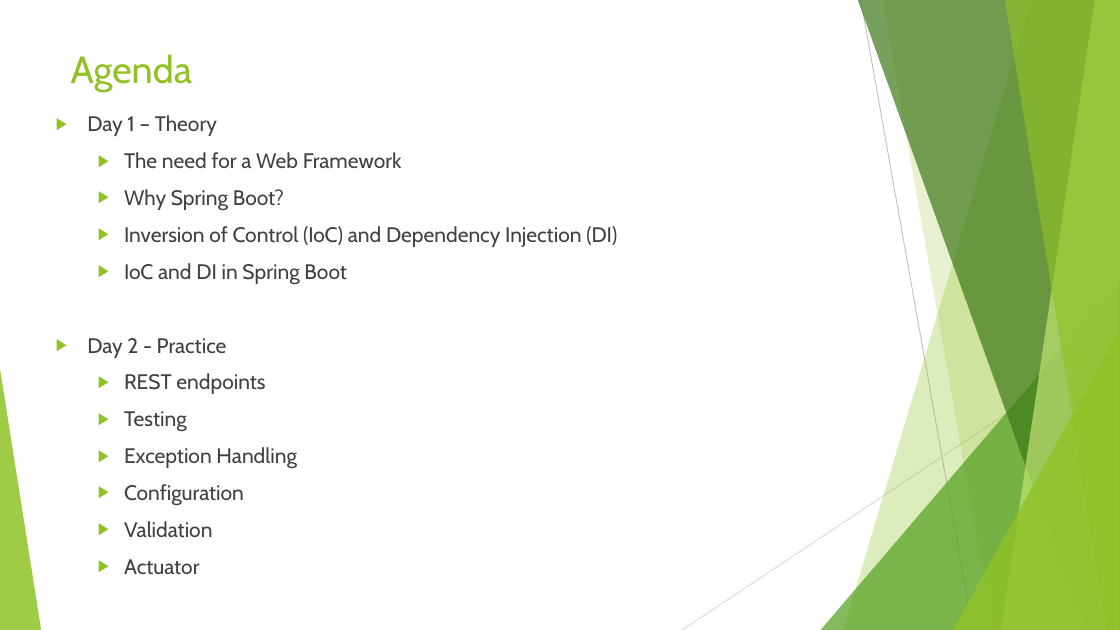
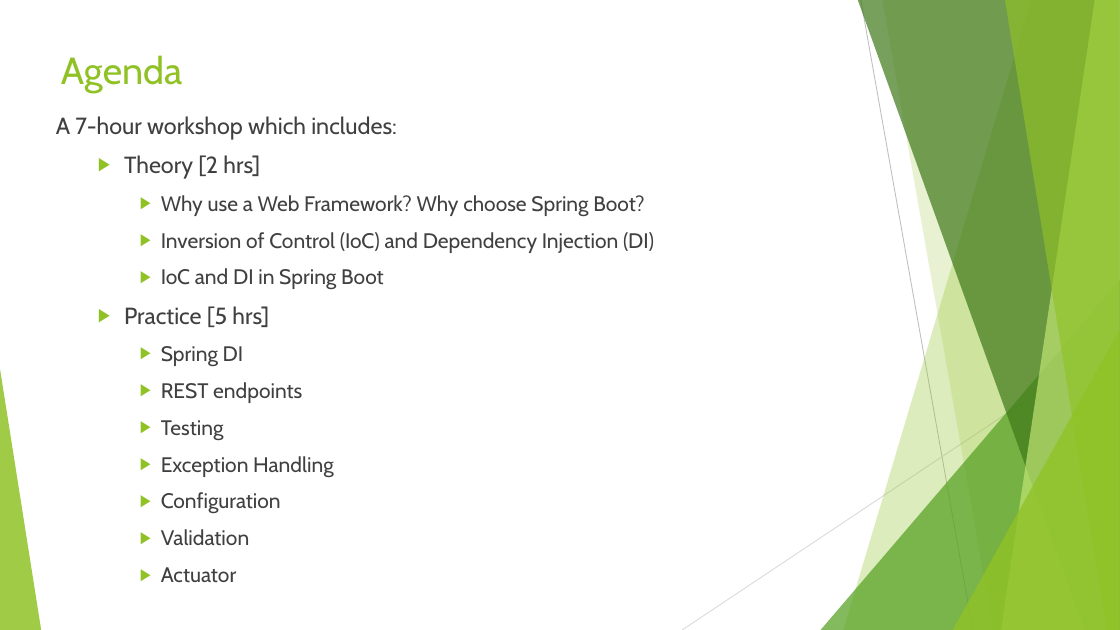
Before and after one commit to idanshal/sb-todo-app-tdp, a slide deck: slide 3 of course_data/presentations/practical_spring_boot_for_tdp_01.pptx. Drawn at 1120x630 pixels with LibreOffice and Linux fonts; fonts in the diff are those of the drawing. Boxes give left, top, right and bottom in pixels: in the first picture for what was removed or moved away, otherwise in the second. Text is boxed around its words. In the diff, an @@ line names an element or a change of style, - is before the commit and + after.

```diff
--- a/course_data/presentations/practical_spring_boot_for_tdp_01.pptx
+++ b/course_data/presentations/practical_spring_boot_for_tdp_01.pptx
@@ title "Agenda": place and size @@
-title "Agenda" at [71,54,192,92]
+title "Agenda" at [61,55,182,93]
@@ text at [56,116,644,217]: text changed; size 18 to 20 pt @@
-▶ Day 1 – Theory
-  ▶ The need for a Web Framework
-  ▶ Why Spring Boot?
+A 7-hour workshop which includes:
+  ▶ Theory [2 hrs]
+    ▶ Why use a Web Framework? Why choose Spring Boot?
@@ text at [161,232,654,582]: list level 2 to 3 in "Inversion of Control (IoC) and ..."; list level 2 to 3 in "IoC and DI in Spring ..."; list level 2 to 3 in "REST endpoints"; list level 2 to 3 in "Testing"; list level 2 to 3 in "Exception Handling"; list level 2 to 3 in "Configuration"; list level 2 to 3 in "Validation"; list level 2 to 3 in "Actuator" @@
@@ text at [124,306,269,366]: text changed; size 18 to 20 pt @@
-▶ Day 2 - Practice
+  ▶ Practice [5 hrs]
+    ▶ Spring DI
```
Also in this commit, not shown: 7 other slides changed, 1 slide added, 7 slides removed, 1 other file.
